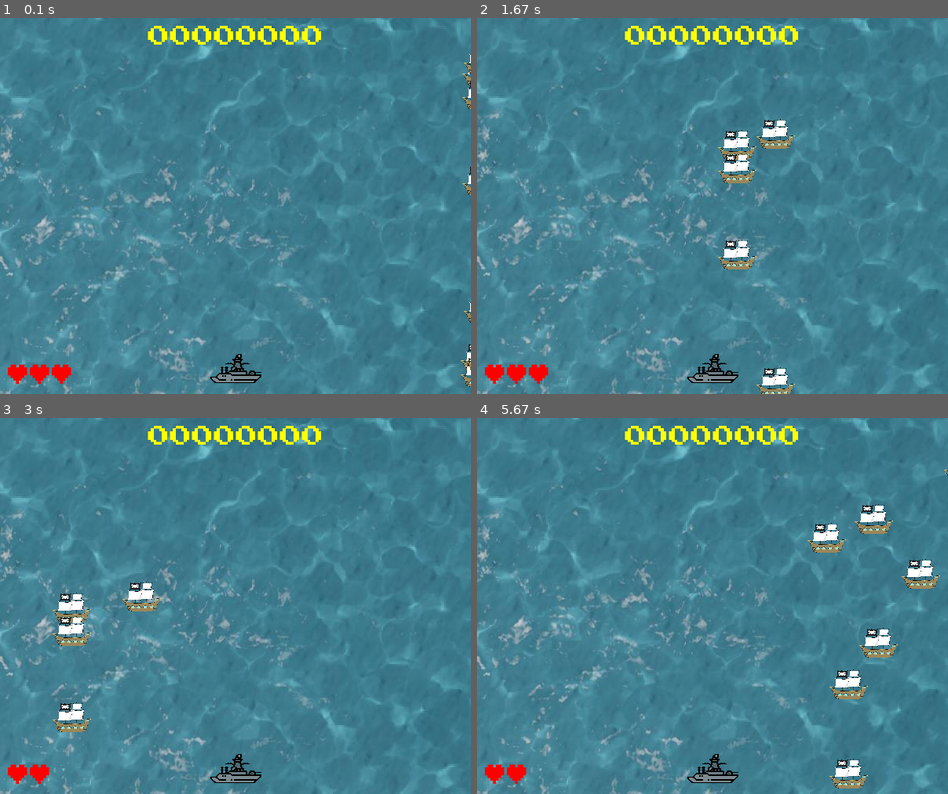
Above: before the commit, frames 1-4 (two rows, left to right).
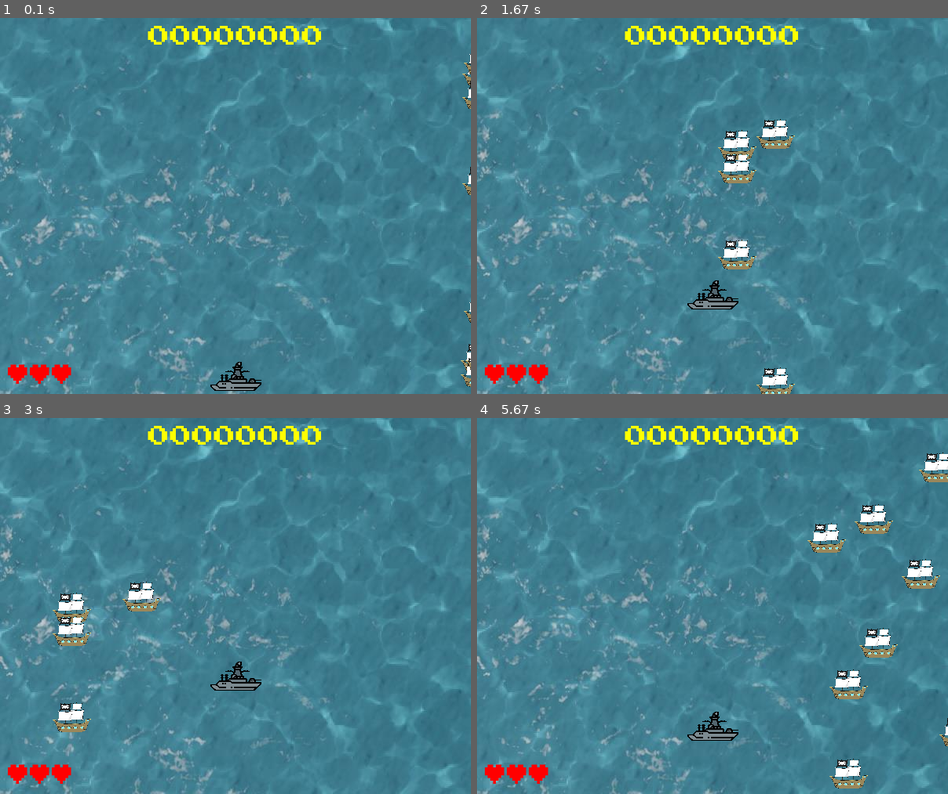
Above: after the commit, the same moments.

Repository: EnzoScheden/Pygame-Projeto-Final
Game: pygame game, started from PFPYGAME.py
Same seed, same stepped clock (60 frames per second), same inputs: the game is played once before the commit and once after it.
Inputs:
- Up to frame 1 (0.1 s): no input
- Up to frame 2 (1.67 s): hold W 0.33-0.8 s; hold S 0.83-1.13 s; hold W 1.17-1.53 s; hold S from 1.57 s (still down)
- Up to frame 3 (3 s): release S at 1.93 s; hold W 1.97-2.27 s; hold S 2.3-2.6 s; hold W from 2.63 s (still down)
- Up to frame 4 (5.67 s): release W at 3 s; hold S 3.03-3.4 s; hold W 3.43-3.73 s; hold S 3.77-4.07 s; hold W 4.1-4.47 s; hold S 4.5-4.87 s; hold W 4.9-5.2 s; hold S 5.23-5.53 s; hold W from 5.57 s (still down)

The runs differ from the first frame. In frame 1, 0.5% of the frame differs, in the area x 44-56%, y 89-100%; in frame 2, 0.8%; in frame 3, 0.9%; in frame 4, 1.3%, in the area x 11-100%, y 9-98%.

Commit message:
fazendo o navio ir de cima pra baixo

Diff:
--- a/PFPYGAME.py
+++ b/PFPYGAME.py
@@ -49,25 +49,24 @@
         self.mask = pygame.mask.from_surface(self.image)
         self.rect = self.image.get_rect()
         self.rect.centerx = largura / 2
-        self.rect.bottom = altura - 10
-        self.speedx = 0
+        self.rect.centery = altura - 10  # Posição inicial no centro inferior da tela
+        self.speedy = 0  # Velocidade inicial vertical é zero (não se move no início)
         self.groups = groups
-        self.assets = assets  # Corrected 'assent' to 'assets'
-
-        # New attributes for shooting
+        self.assets = assets
+
+        # Novos atributos para atirar
         self.last_shot = pygame.time.get_ticks()
-        self.shoot_ticks = 500  # Adjust the value as needed
+        self.shoot_ticks = 500  # Ajuste o valor conforme necessário
 
     def update(self):
-        # atualiza posição
-        self.rect.x += self.speedx
-
-        # fica na tela
-        if self.rect.right > largura:
-            self.rect.right = largura
-
-        if self.rect.left < 0:
-            self.rect.left = 0
+        # Atualiza posição vertical
+        self.rect.y += self.speedy
+
+        # Mantém o navio na tela verticalmente
+        if self.rect.top < 0:
+            self.rect.top = 0
+        if self.rect.bottom > altura:
+            self.rect.bottom = altura
 
     def shoot(self):
         # Verifica se pode atirar
@@ -83,6 +82,7 @@
             self.assets['pew_sound'].play()
 
 
+
 class barquinho(pygame.sprite.Sprite):
     def __init__(self, assets):
         pygame.sprite.Sprite.__init__(self)
@@ -198,14 +198,20 @@
 # ===== Loop principal =====
 
 #pygame.mixer.music.play(loops=-1)
+# ... (código existente)
+
+# ===== Loop principal =====
+#pygame.mixer.music.play(loops=-1)
+
 while state != DONE:
     tempo.tick(FPS)
 
     # ----- Trata eventos
     for event in pygame.event.get():
-        # ----- Verifica consequências
+        # Verifica consequências
         if event.type == pygame.QUIT:
             state = DONE
+
         # Só verifica o teclado se está no estado de jogo
         if state == PLAYING:
             # Verifica se apertou alguma tecla.
@@ -216,8 +222,11 @@
                     player.speedx -= 8
                 if event.key == pygame.K_RIGHT:
                     player.speedx += 8
-                if event.key == pygame.K_SPACE:
-                    player.shoot()
+                if event.key == pygame.K_w:  # Tecla "W" para mover para cima
+                    player.speedy -= 8
+                if event.key == pygame.K_s:  # Tecla "S" para mover para baixo
+                    player.speedy += 8
+
             # Verifica se soltou alguma tecla.
             if event.type == pygame.KEYUP:
                 # Dependendo da tecla, altera a velocidade.
@@ -226,6 +235,13 @@
                         player.speedx += 8
                     if event.key == pygame.K_RIGHT:
                         player.speedx -= 8
+                    if event.key == pygame.K_w:  # Tecla "W" solta para mover para cima
+                        player.speedy += 8
+                    if event.key == pygame.K_s:  # Tecla "S" solta para mover para baixo
+                        player.speedy -= 8
+
+
+
 
     # ----- Atualiza estado do jogo
     # Atualizando a posição dos meteoros
